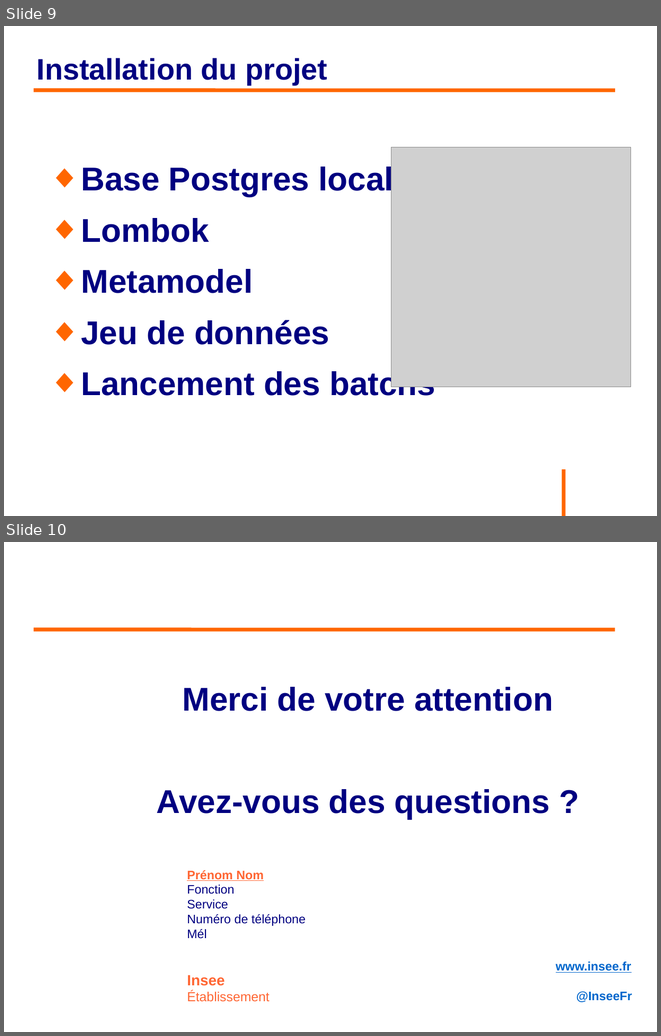
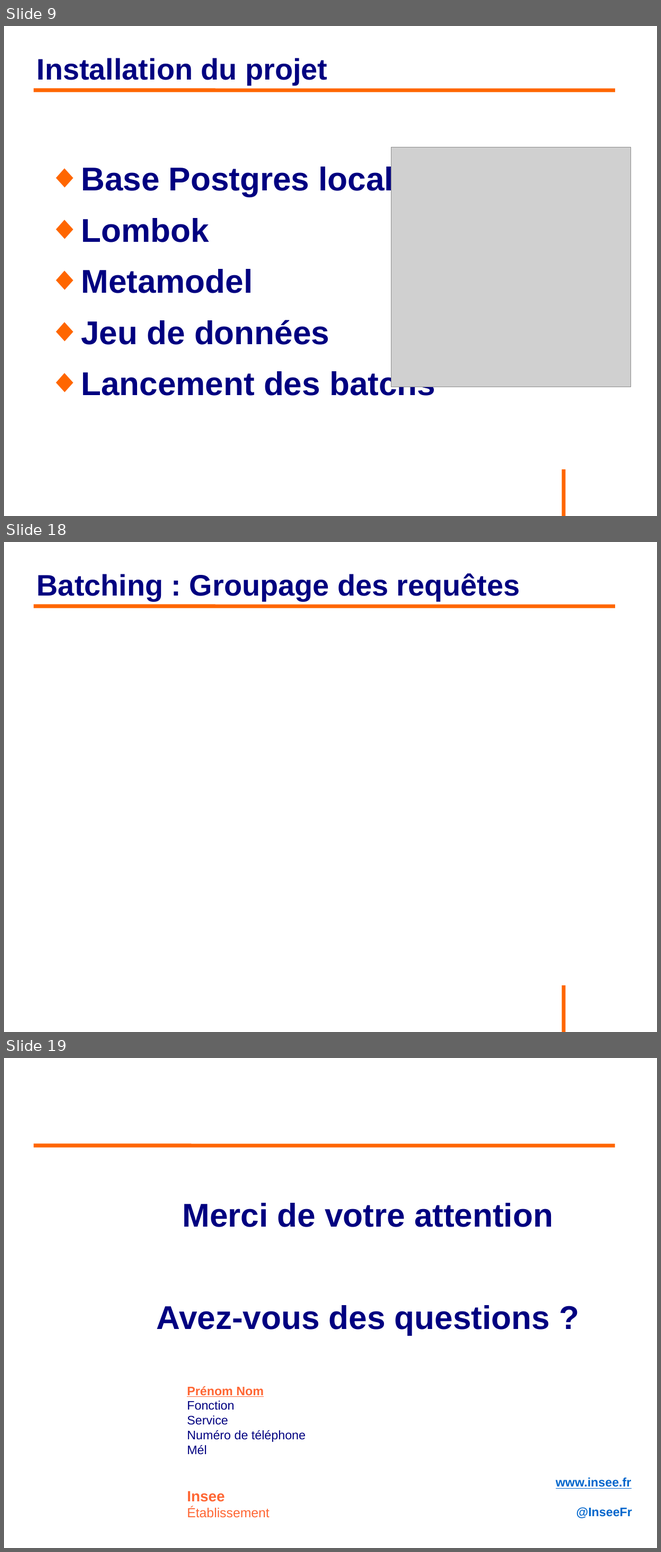
Before and after one commit to philphils/formation-hibernate-avancee, a slide deck: Documentation/diapo_formation_hibernate_avancee.odp. Shown one above the other, each under a label of ours: slides 9 and 10 before the commit, slides 9, 18 and 19 after it; the slides between them are not shown. The pictures are 661x1036 and 661x1552 pixels, drawn with LibreOffice and Linux fonts; fonts in the diff are those of the drawing; grey boxes stand for pictures; background and template pictures are left out. Boxes give left, top, right and bottom in pixels: in the first picture for what was removed or moved away, otherwise in the second. Text is boxed around its words. In the diff, an @@ line names an element or a change of style, - is before the commit and + after.

```diff
--- a/Documentation/diapo_formation_hibernate_avancee.odp
+++ b/Documentation/diapo_formation_hibernate_avancee.odp
@@ slide 18 added at [4, 542, 657, 1032], background #FFFFFF; not listed: 1 template element that a slide beside it also shows @@
@@ title added at [37, 573, 520, 601], 36 pt, text #000080, bold @@
+Batching : Groupage des requêtes
@@ line added from (34, 606) to (616, 606), #FF6600 4.54 pt @@
@@ what was slide 10 is now slide 19 @@
```
Also in this commit, not shown: 8 other slides added.
